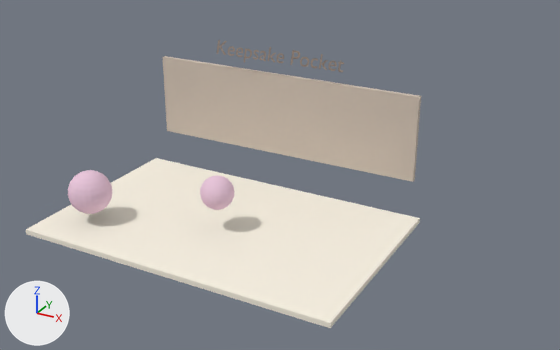
What one commit did to the Blender file blender/10_inventory.blend.
One viewpoint serves both versions: a 50 mm camera at (5.97, -9.09, 5.54) aimed at (0.77, 0.36, 0.82). Arrows for +X, +Y and +Z are at lower left; the lights stay in place. The older version comes first.

The older version as bpy lines, for what is in view:
```python
mat_shadow_card_009 = diffuse_material('shadow_card.009')
mat_shadow_card_009.base_color = (0.62, 0.53, 0.45)  # pale yellow #cec0b3
me_cube_024 = bpy.data.meshes.new('Cube.024')
me_cube_024.from_pydata(...)  # a box spanning x -0.5..0.5, y -0.5..0.5, z -0.5..0.5
me_cube_024.materials.append(mat_warm_paper_009)  # white #faf3e5
me_cube_025 = bpy.data.meshes.new('Cube.025')
me_cube_025.from_pydata(...)  # a box spanning x -0.5..0.5, y -0.5..0.5, z -0.5..0.5
me_cube_025.materials.append(mat_shadow_card_009)  # pale yellow #cec0b3
me_sphere_009 = bpy.data.meshes.new('Sphere.009')
me_sphere_009.from_pydata(...)  # a UV sphere (24 segments, 12 rings, poles along z) spanning x -0.34..0.34, y -0.34..0.34, z -0.34..0.34
me_sphere_009.materials.append(mat_accent_009)  # pale pink #ebc8dd
txt_text_009 = bpy.data.curves.new('Text.009', 'FONT')
txt_text_009.body = 'Keepsake Pocket'
txt_text_009.materials.append(mat_soft_ink_009)  # brown #908176
txt_text_009.align_x = 'CENTER'
txt_text_009.align_y = 'CENTER'
txt_text_009.size = 0.34
ob_backcard = bpy.data.objects.new('BackCard', me_cube_025)
ob_backcard.location = (0.0, 1.82, 1.2)
ob_backcard.scale = (4.8, 0.08, 1.4)
ob_fperushplayer = bpy.data.objects.new('FpeRushPlayer', me_sphere_009)
ob_fperushplayer.location = (-1.9, -0.9, 0.45)
ob_paperfloor_col = bpy.data.objects.new('PaperFloor-col', me_cube_024)
ob_paperfloor_col.location = (0.0, 0.0, -0.08)
ob_paperfloor_col.scale = (5.2, 3.3, 0.08)
ob_titlelabel = bpy.data.objects.new('TitleLabel', txt_text_009)
ob_titlelabel.location = (0.0, 1.68, 2.25)
ob_titlelabel.rotation_euler = (1.257, 0.0, 0.0)  # degrees (72, 0, 0)
# also in view: 'KeepsakePocket-rigid' at (0.0, -0.2, 0.58)
```
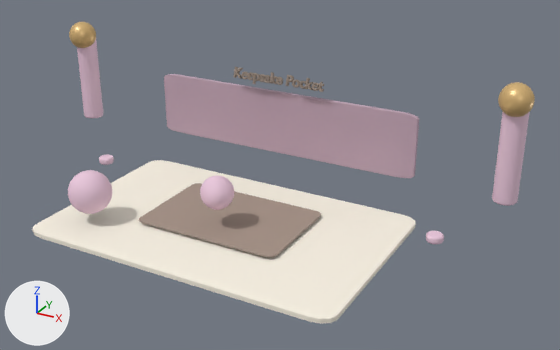
Location of each change, [x1, y1, x2, y2] in pixels of the pictures (560 x 350 px):
'PaperFloor-col', modifiers changed
    before: [26, 158, 420, 328]
    after: [32, 160, 416, 324]
'BackCard', recoloured, moved, rescaled, modifiers changed (pale yellow to grey, 17% shorter)
    before: [163, 56, 421, 182]
    after: [164, 74, 419, 178]
'StageMat', added (beige)
    after: [139, 183, 321, 257]
'PaperLantern.001', added (pale pink)
    after: [492, 112, 530, 206]
'PaperLantern', added (pale pink)
    after: [77, 40, 103, 118]
'TitleLabel', reshaped, moved (28% narrower, 21% shorter)
    before: [217, 40, 344, 72]
    after: [233, 67, 324, 92]
'LanternGlow.001', added (beige)
    after: [498, 82, 535, 117]
'LanternGlow', added (beige)
    after: [69, 22, 96, 48]
'CardConfetti.001', added
    after: [426, 231, 444, 244]
'CardConfetti', added
    after: [99, 154, 114, 165]

Edits to the bpy script that builds the scene:
```text
Change mat_shadow_card_009:
    mat_shadow_card_009: diffuse_material('shadow_card.009') -> principled_material('shadow_card.009')
    mat_shadow_card_009.base_color: (0.62, 0.53, 0.45) -> (0.38, 0.29, 0.24)  # pale yellow #cec0b3 -> beige #a69386
    mat_shadow_card_009.roughness: 0.5 -> 0.88
Change me_cube_025:
    where me_cube_025.from_pydata(...)  # 8 vertices, 6 faces; spans x -0.5..0.5, y -0.5..0.5, z -0.5..0.5
    remove me_cube_025.materials.append(mat_shadow_card_009)  # pale yellow #cec0b3
    add me_cube_025.materials.append(mat_accent_dark_009)  # grey #bea2b2
Change txt_text_009:
    add txt_text_009.bevel_resolution = 2
    add txt_text_009.extrude = 0.018
    add txt_text_009.bevel_depth = 0.008
    txt_text_009.size: 0.34 -> 0.24
Change ob_paperfloor_col:
    add _m = ob_paperfloor_col.modifiers.new('Soft paper edges', 'BEVEL')
    add _m.width = 0.06
    add _m.width_pct = 0.06
    add _m.segments = 3
Change ob_backcard:
    ob_backcard.location: (0.0, 1.82, 1.2) -> (0.0, 1.82, 1.06)
    ob_backcard.scale: (4.8, 0.08, 1.4) -> (4.8, 0.08, 1.08)
    add _m = ob_backcard.modifiers.new('Soft paper edges', 'BEVEL')
    add _m.width = 0.06
    add _m.width_pct = 0.06
    add _m.segments = 3
Change ob_titlelabel:
    ob_titlelabel.location: (0.0, 1.68, 2.25) -> (0.0, 1.68, 1.86)
Add ob_cardconfetti_001:
    ob_cardconfetti_001 = bpy.data.objects.new('CardConfetti.001', me_cylinder_040)  # a 32-sided cylinder along z spanning x -0.13..0.13, y -0.13..0.13, z -0.06..0.06; in mat_accent_009 (pale pink #ebc8dd); modifiers BEVEL
    ob_cardconfetti_001.location = (3.1, 0.85, 0.12)
Add ob_cardconfetti:
    ob_cardconfetti = bpy.data.objects.new('CardConfetti', me_cylinder_040.copy())  # modifiers BEVEL
    ob_cardconfetti.location = (-3.1, 0.85, 0.12)
Add ob_lanternglow_001:
    ob_lanternglow_001 = bpy.data.objects.new('LanternGlow.001', me_sphere_028)  # a UV sphere (24 segments, 12 rings, poles along z) spanning x -0.24..0.24, y -0.24..0.24, z -0.24..0.24; in mat_warm_brass_009 (beige #ddb87c)
    ob_lanternglow_001.location = (3.9, 1.42, 2.2)
Add ob_paperlantern_001:
    ob_paperlantern_001 = bpy.data.objects.new('PaperLantern.001', me_cylinder_038)  # 64 vertices, 34 faces; spans x -0.18..0.18, y -0.18..0.18, z -0.82..0.82; in mat_accent_009 (pale pink #ebc8dd); modifiers BEVEL
    ob_paperlantern_001.location = (3.9, 1.5, 1.45)
Add ob_lanternglow:
    ob_lanternglow = bpy.data.objects.new('LanternGlow', me_sphere_028.copy())
    ob_lanternglow.location = (-3.9, 1.42, 2.2)
Add ob_paperlantern:
    ob_paperlantern = bpy.data.objects.new('PaperLantern', me_cylinder_038.copy())  # modifiers BEVEL
    ob_paperlantern.location = (-3.9, 1.5, 1.45)
Add ob_stagemat:
    ob_stagemat = bpy.data.objects.new('StageMat', me_cube_035)  # a box spanning x -0.5..0.5, y -0.5..0.5, z -0.5..0.5; in mat_shadow_card_009 (beige #a69386); modifiers BEVEL
    ob_stagemat.location = (0.0, 0.15, 0.01)
    ob_stagemat.scale = (2.45, 1.65, 0.025)
```
